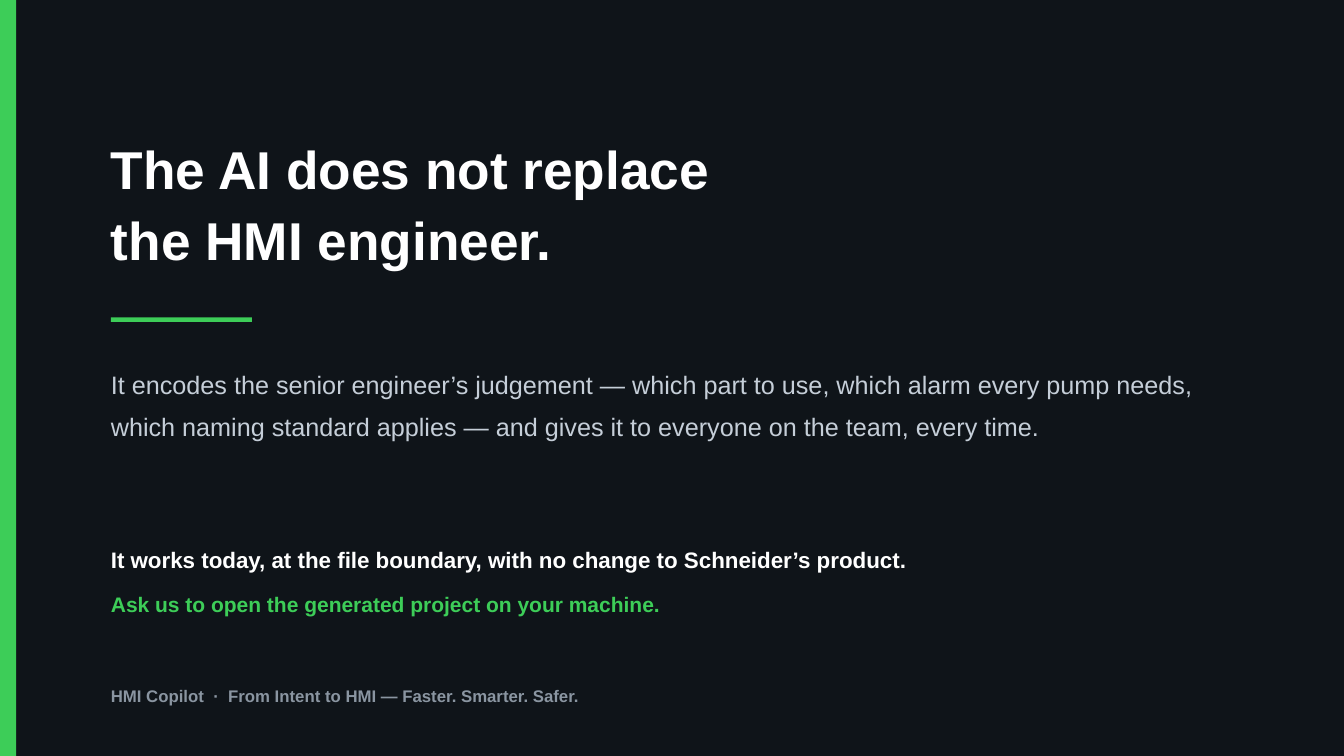
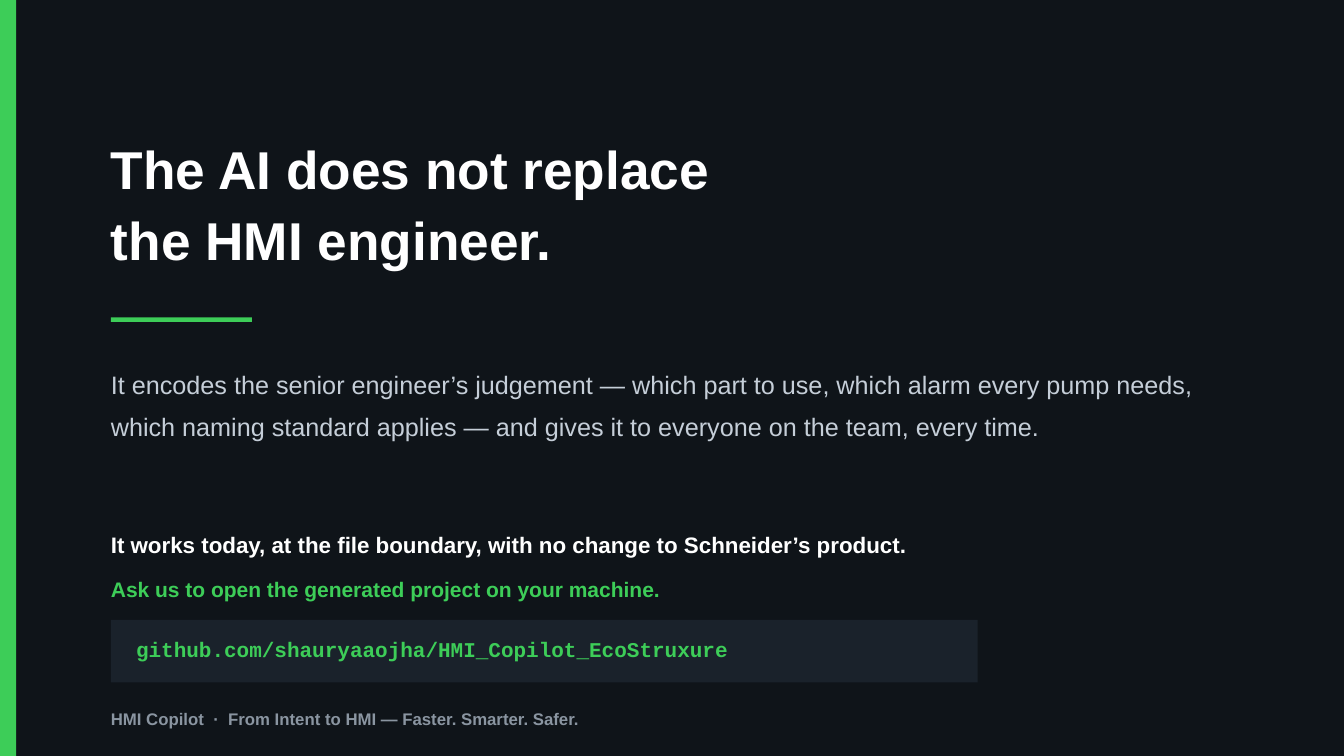
Before and after one commit to shauryaaojha/HMI_Copilot_EcoStruxure, a slide deck: slide 12 of docs/HMI_Copilot_5min.pptx. Drawn at 1344x756 pixels with LibreOffice and Linux fonts; fonts in the diff are those of the drawing. Boxes give left, top, right and bottom in pixels: in the first picture for what was removed or moved away, otherwise in the second. Text is boxed around its words. In the diff, an @@ line names an element or a change of style, - is before the commit and + after.

Commit message:
Put the repository on the closing slide
A judge who believes the demo goes looking for the code, and the deck gave them
nowhere to go. It sits under the invitation to open the generated project, set
in mono so it reads as an address rather than as more prose.

```diff
--- a/docs/HMI_Copilot_5min.pptx
+++ b/docs/HMI_Copilot_5min.pptx
@@ text "It works today, at the ...": place and size @@
-text "It works today, at the ..." at box(111, 551, 906, 617)
+text "It works today, at the ..." at box(111, 536, 906, 602)
@@ rectangle added at box(111, 620, 978, 683), fill #1A222B @@
@@ text added at box(136, 642, 728, 662), 15 pt, text #3DCD58, bold @@
+github.com/shauryaaojha/HMI_Copilot_EcoStruxure
@@ text "HMI Copilot · From Intent ...": place and size @@
-text "HMI Copilot · From Intent ..." at box(111, 690, 579, 706)
+text "HMI Copilot · From Intent ..." at box(111, 713, 579, 729)
```
Also in this commit, not shown: 2 other files.
